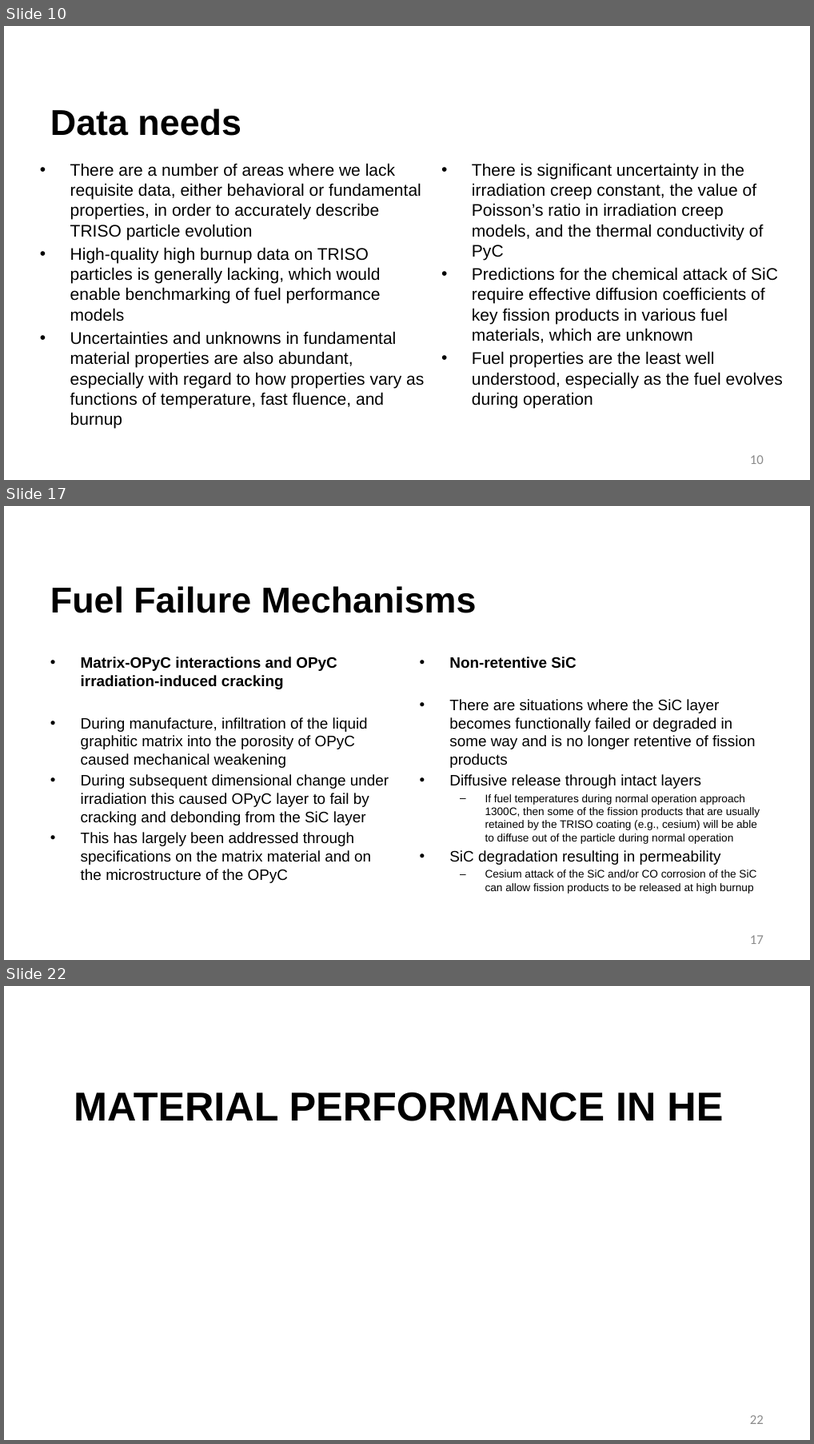
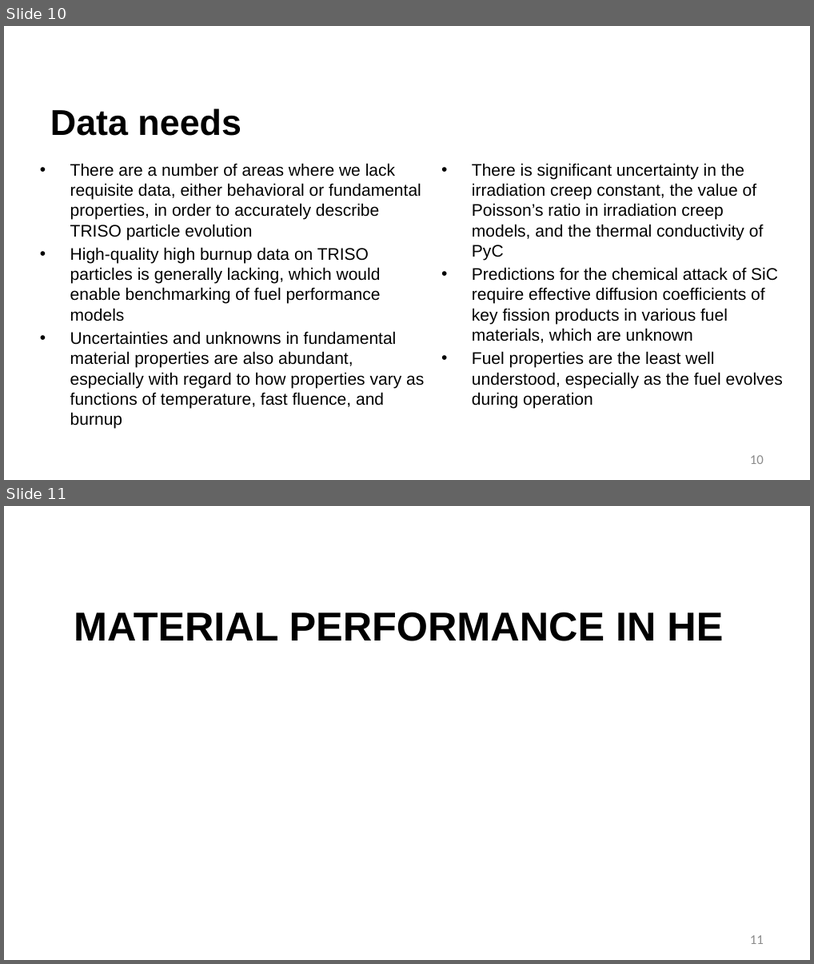
Before and after one commit to benbeeler/TEACHING, a slide deck: Advanced Reactor Materials/Fall2026/Lec6_TRISO.pptx. Shown one above the other, each under a label of ours: slides 10, 17 and 22 before the commit, slides 10 and 11 after it; the slides between them are not shown. The pictures are 814x1444 and 814x964 pixels, drawn with LibreOffice and Linux fonts; fonts in the diff are those of the drawing; background and template pictures are left out. Boxes give left, top, right and bottom in pixels: in the first picture for what was removed or moved away, otherwise in the second. Text is boxed around its words. In the diff, an @@ line names an element or a change of style, - is before the commit and + after.

```diff
--- a/Advanced Reactor Materials/Fall2026/Lec6_TRISO.pptx
+++ b/Advanced Reactor Materials/Fall2026/Lec6_TRISO.pptx
@@ slide 17 removed at (x1=4, y1=506, x2=810, y2=960), background #FFFFFF @@
@@ title removed at (x1=50, y1=586, x2=477, y2=613) @@
-Fuel Failure Mechanisms
@@ text removed at (x1=81, y1=656, x2=389, y2=883) @@
-• Matrix-OPyC interactions and OPyC irradiation-induced cracking
-• During manufacture, infiltration of the liquid graphitic matrix into the porosity of OPyC caused mechanical weakening
-• During subsequent dimensional change under irradiation this caused OPyC layer to fail by cracking and debonding from the SiC layer
-• This has largely been addressed through specifications on the matrix material and on the microstructure of the OPyC
@@ text removed at (x1=450, y1=656, x2=760, y2=893) @@
-• Non-retentive SiC
-• There are situations where the SiC layer becomes functionally failed or degraded in some way and is no longer retentive of fission products
-• Diffusive release through intact layers
-  – If fuel temperatures during normal operation approach 1300C, then some of the fission products that are usually retained by the TRISO coating (e.g., cesium) will be able to diffuse out of the particle during normal operation
-• SiC degradation resulting in permeability
-  – Cesium attack of the SiC and/or CO corrosion of the SiC can allow fission products to be released at high burnup
@@ page number removed at (x1=750, y1=935, x2=764, y2=944) @@
-17
@@ what was slide 22 is now slide 11 @@
@@ page number at (x1=750, y1=935, x2=764, y2=944): text changed @@
-22
+11
```
Also in this commit, not shown: 2 slides changed, 13 slides added, 10 other slides removed, 4 other files.
